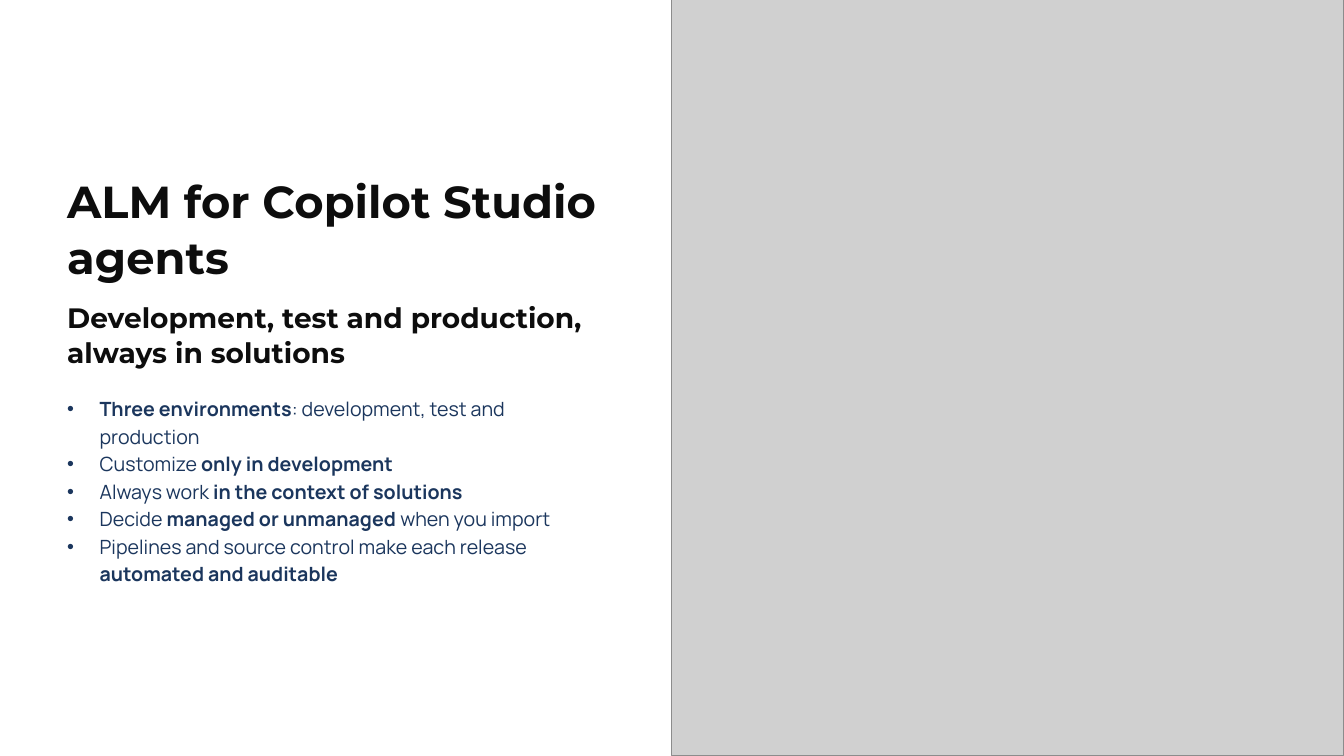
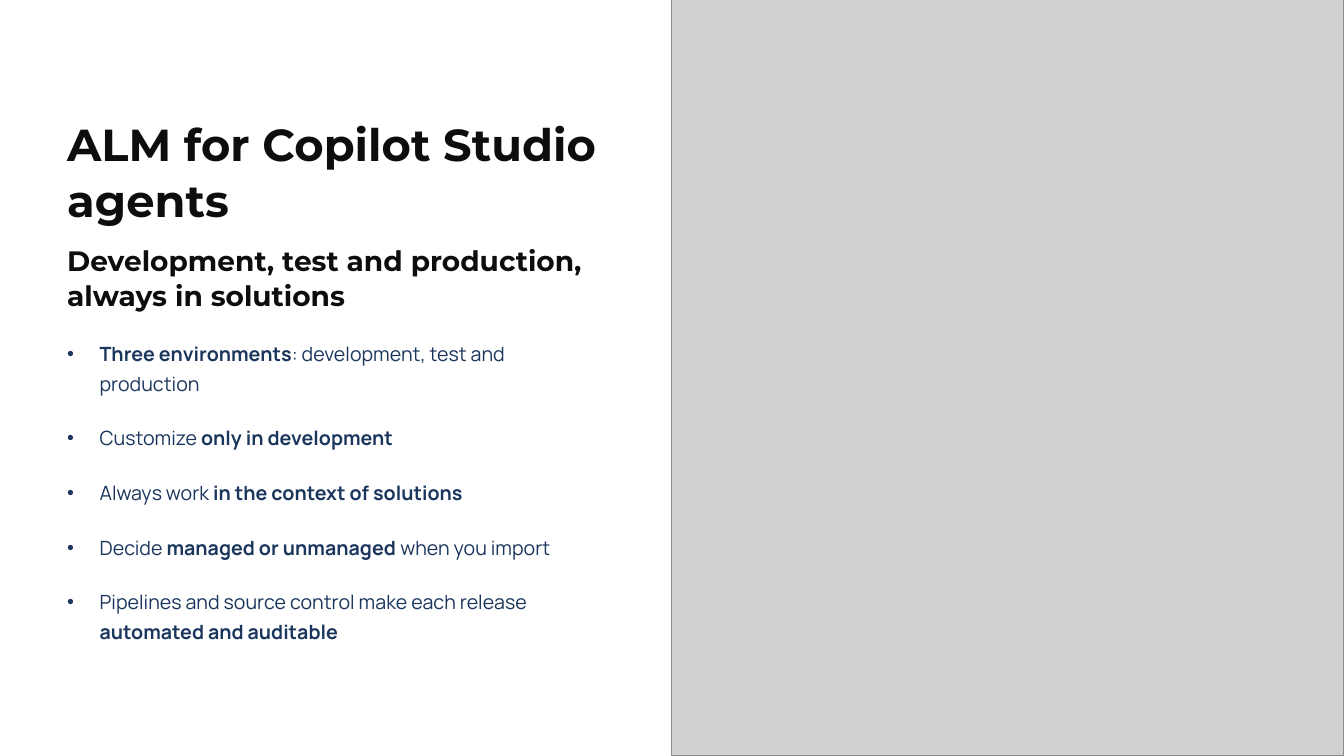
Before and after one commit to alexander-kastil/copilot-studio-agents, a slide deck: slide 15 of demos/07-cs-maintaining/pptx/07-cs-maintaining.pptx. Drawn at 1344x756 pixels with LibreOffice and Linux fonts; fonts in the diff are those of the drawing; grey boxes stand for pictures. Boxes give left, top, right and bottom in pixels: in the first picture for what was removed or moved away, otherwise in the second. Text is boxed around its words. In the diff, an @@ line names an element or a change of style, - is before the commit and + after.

```diff
--- a/demos/07-cs-maintaining/pptx/07-cs-maintaining.pptx
+++ b/demos/07-cs-maintaining/pptx/07-cs-maintaining.pptx
@@ 3 texts: place and size @@
-3 texts at [67, 182, 596, 582]
+3 texts at [67, 125, 596, 640]
@@ text "Three environments: development, test and ..." at [100, 346, 550, 640]: line spacing 1.17 to 1.25; more space between paragraphs @@
```
Also in this commit, not shown: 10 other slides changed, 39 other files.
